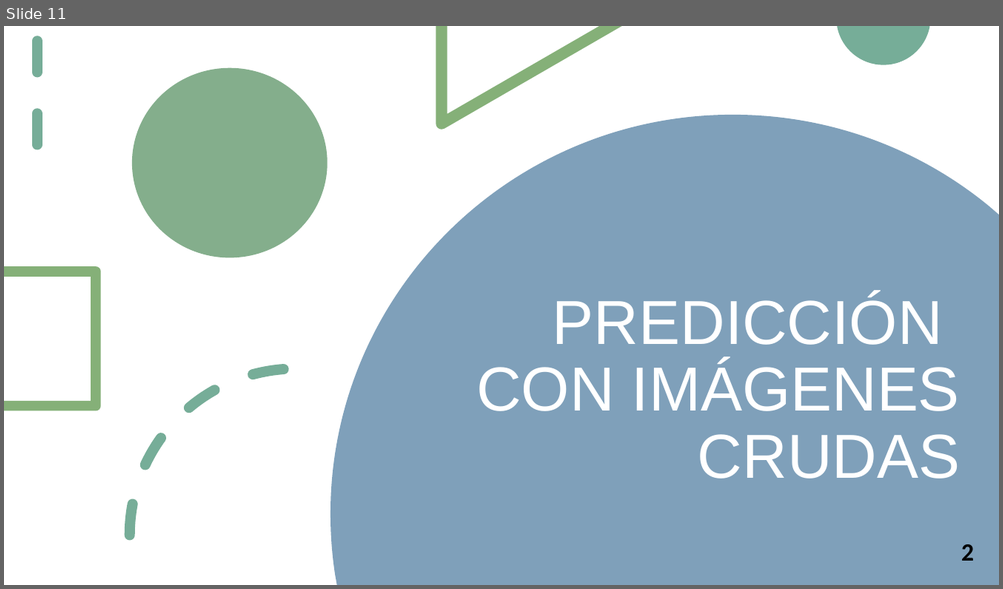
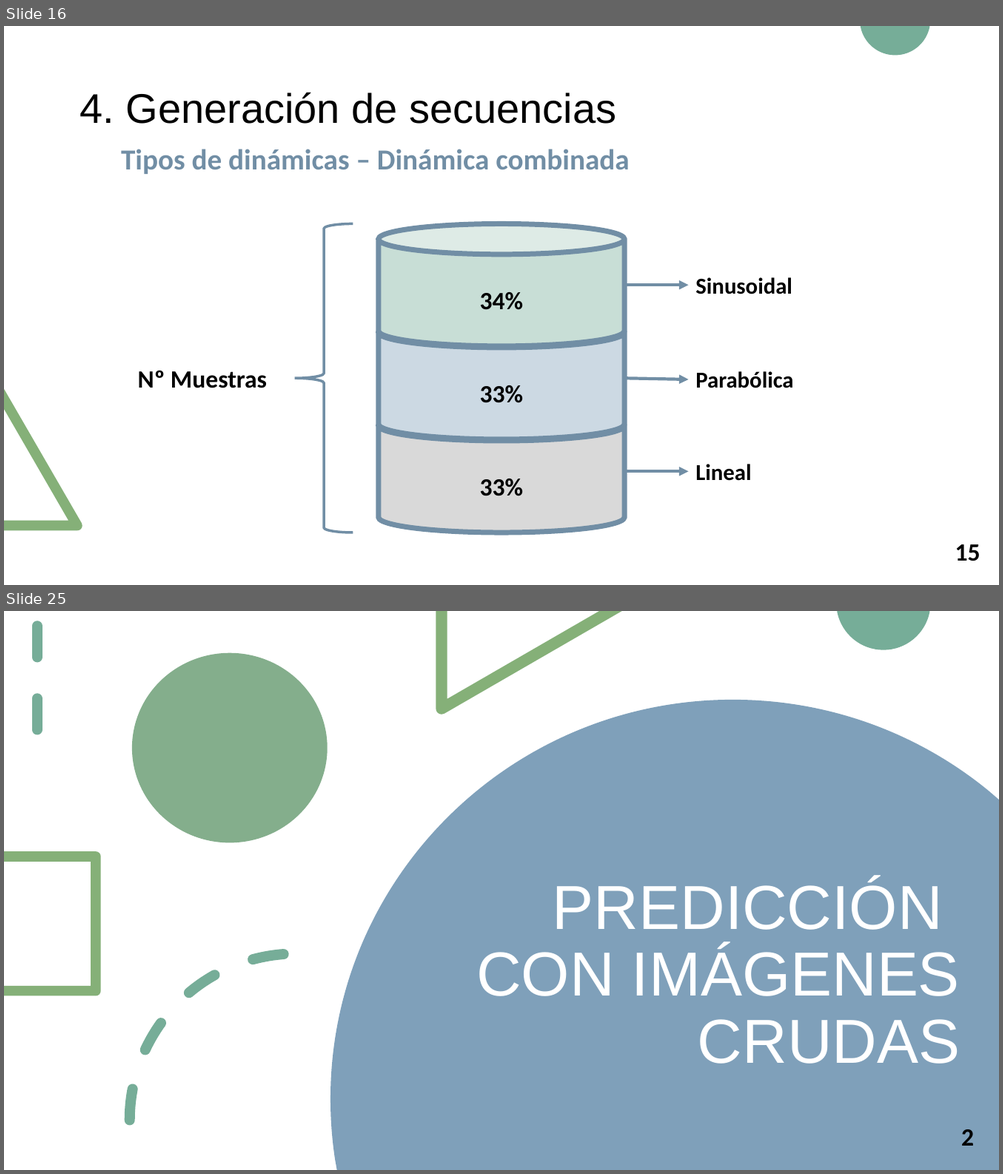
Before and after one commit to RoboticsLabURJC/2017-tfm-nuria-oyaga, a slide deck: Documentation/Presentacion-TFM/Presentacion-TFM.pptx. Shown one above the other, each under a label of ours: slide 11 before the commit, slides 16 and 25 after it; the slides between them are not shown. The pictures are 1003x589 and 1003x1174 pixels, drawn with LibreOffice and Linux fonts; fonts in the diff are those of the drawing. Boxes give left, top, right and bottom in pixels: in the first picture for what was removed or moved away, otherwise in the second. Text is boxed around its words. In the diff, an @@ line names an element or a change of style, - is before the commit and + after.

```diff
--- a/Documentation/Presentacion-TFM/Presentacion-TFM.pptx
+++ b/Documentation/Presentacion-TFM/Presentacion-TFM.pptx
@@ slide 16 added at [4, 26, 999, 585], background #FFFFFF @@
@@ freeform shape added at [860, 26, 930, 55], fill #76AD98 @@
@@ title added at [79, 92, 616, 124], 40 pt, text #000000 @@
+4. Generación de secuencias
@@ text added at [121, 149, 629, 174], 28 pt, text #718EA5, bold @@
+Tipos de dinámicas – Dinámica combinada
@@ left brace added at [295, 224, 353, 533], outline #718EA5 2.5 pt @@
@@ arrow added from (625, 285) to (688, 285), #718EA5 3 pt @@
@@ text added at [695, 278, 792, 295], 22 pt, text #000000, bold @@
+Sinusoidal
@@ text added at [138, 370, 267, 389], 24 pt, text #000000, bold @@
+Nº Muestras
@@ arrow added from (625, 379) to (688, 380), #718EA5 3 pt @@
@@ text added at [695, 372, 793, 389], 22 pt, text #000000, bold @@
+Parabólica
@@ freeform shape added at [4, 389, 82, 531], fill #85B078 @@
@@ text added at [695, 464, 751, 481], 22 pt, text #000000, bold @@
+Lineal
@@ group added at [378, 224, 625, 534]: 3 cylinders, 3 texts @@
+34%
+33%
+33%
@@ arrow added from (625, 472) to (688, 472), #718EA5 3 pt @@
@@ text added at [955, 545, 980, 562], 24 pt, text #000000, bold @@
+15
@@ what was slide 11 is now slide 25 @@
```
Also in this commit, not shown: 7 slides changed, 18 other slides added, 20 other files.
